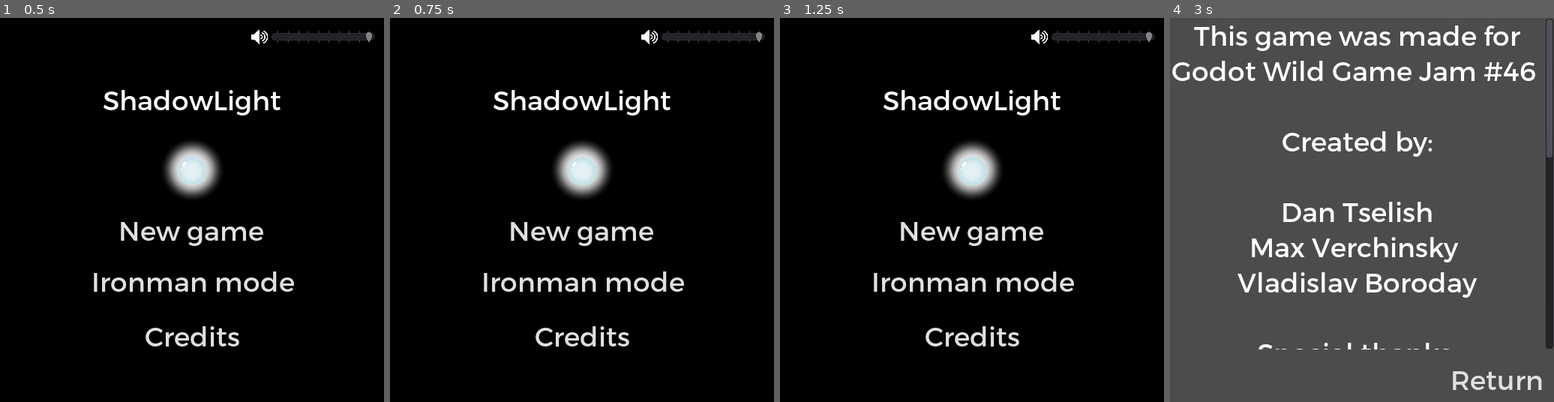
Above: before the commit, frames 1-4 (left to right).
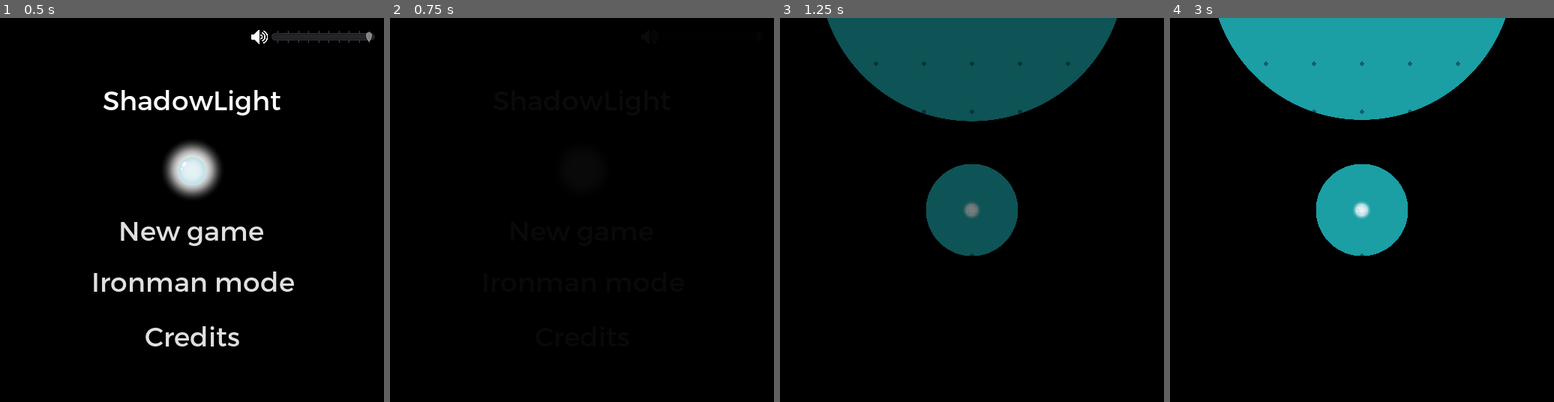
Above: after the commit, the same moments.

Repository: Disablak/Godot-Wild-Jam
Game: Godot game, scene res://Scenes/Main.tscn
The game is run twice, just before and just after one commit, with the same random seed, the same clock (stepped at 60 frames per second) and the same inputs.
Inputs (mouse positions are in pixels of both pictures, inside the frame that each line leads up to):
- Up to frame 1 (0.5 s): no input
- Up to frame 2 (0.75 s): click "New game" at 0.5 s
- Up to frame 3 (1.25 s): no input
- Up to frame 4 (3 s): click (1362, 229) at 1.25 s, where only the run before the commit has a clickable "New game"; click (1362, 279) at 2 s, where only the run before the commit has a clickable "Ironman mode"; click (1362, 336) at 2.75 s, where only the run before the commit has a clickable "Credits"

Frame 1 is identical in both runs. In frame 2, 5.6% of the frame differs, in the area x 24-98%, y 3-86%; in frame 3, 22%; in frame 4, 100%, in the area x 0-100%, y 0-100%.

Commit message:
fix

Diff:
--- a/Scenes/MainMenu.tscn
+++ b/Scenes/MainMenu.tscn
@@ -26,6 +26,29 @@
 anchor_right = 1.0
 anchor_bottom = 1.0
 color = Color( 0, 0, 0, 1 )
+
+[node name="TextureRect" type="TextureRect" parent="MenuRoot"]
+margin_left = 335.0
+margin_top = 14.0
+margin_right = 560.0
+margin_bottom = 239.0
+rect_scale = Vector2( 0.1, 0.1 )
+texture = ExtResource( 3 )
+
+[node name="TextureRect2" type="TextureRect" parent="MenuRoot"]
+margin_left = 194.0
+margin_top = 138.0
+margin_right = 419.0
+margin_bottom = 363.0
+texture = ExtResource( 6 )
+
+[node name="TextureRect3" type="TextureRect" parent="MenuRoot"]
+margin_left = 237.0
+margin_top = 185.0
+margin_right = 462.0
+margin_bottom = 410.0
+rect_scale = Vector2( 0.3, 0.3 )
+texture = ExtResource( 5 )
 
 [node name="ButtonIronman" type="Button" parent="MenuRoot"]
 margin_left = 73.0
@@ -82,29 +105,6 @@
 align = 1
 valign = 2
 
-[node name="TextureRect" type="TextureRect" parent="MenuRoot"]
-margin_left = 335.0
-margin_top = 14.0
-margin_right = 560.0
-margin_bottom = 239.0
-rect_scale = Vector2( 0.1, 0.1 )
-texture = ExtResource( 3 )
-
-[node name="TextureRect2" type="TextureRect" parent="MenuRoot"]
-margin_left = 194.0
-margin_top = 138.0
-margin_right = 419.0
-margin_bottom = 363.0
-texture = ExtResource( 6 )
-
-[node name="TextureRect3" type="TextureRect" parent="MenuRoot"]
-margin_left = 237.0
-margin_top = 185.0
-margin_right = 462.0
-margin_bottom = 410.0
-rect_scale = Vector2( 0.3, 0.3 )
-texture = ExtResource( 5 )
-
 [node name="CreditsRoot" type="Control" parent="."]
 visible = false
 anchor_right = 1.0
